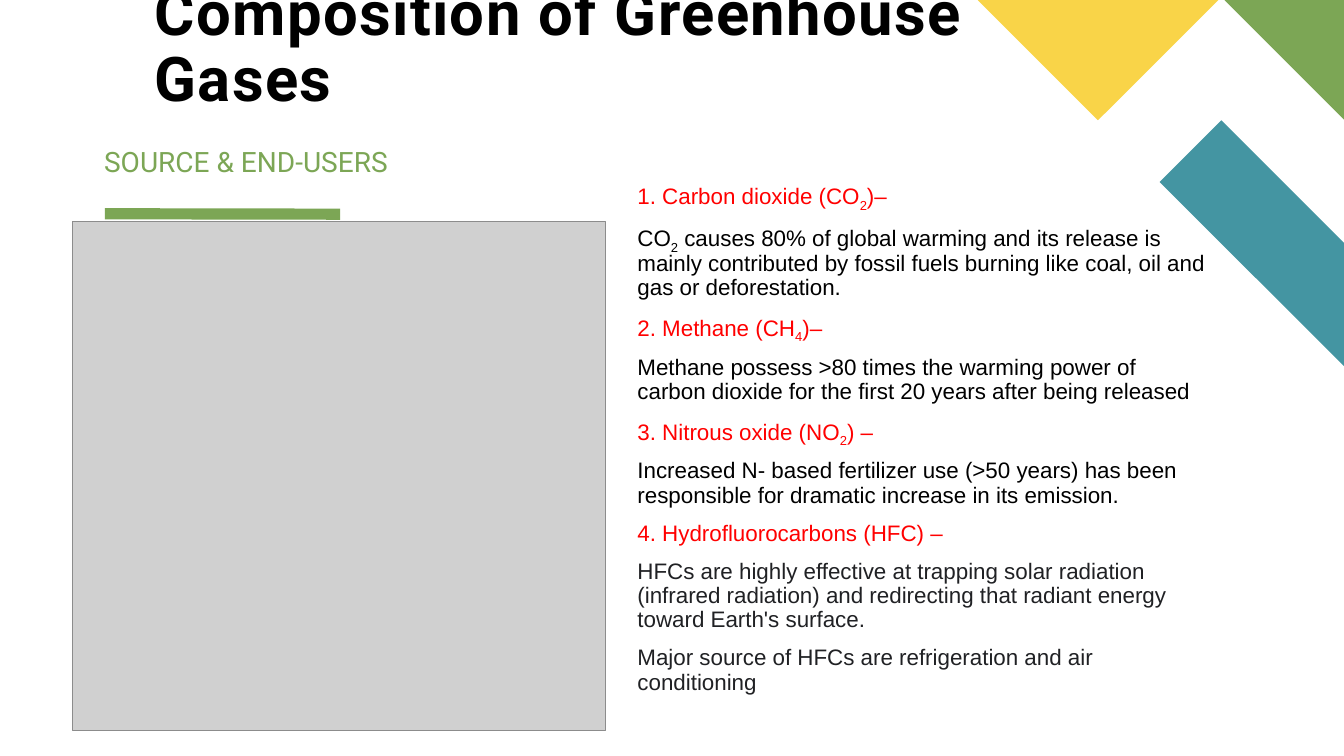
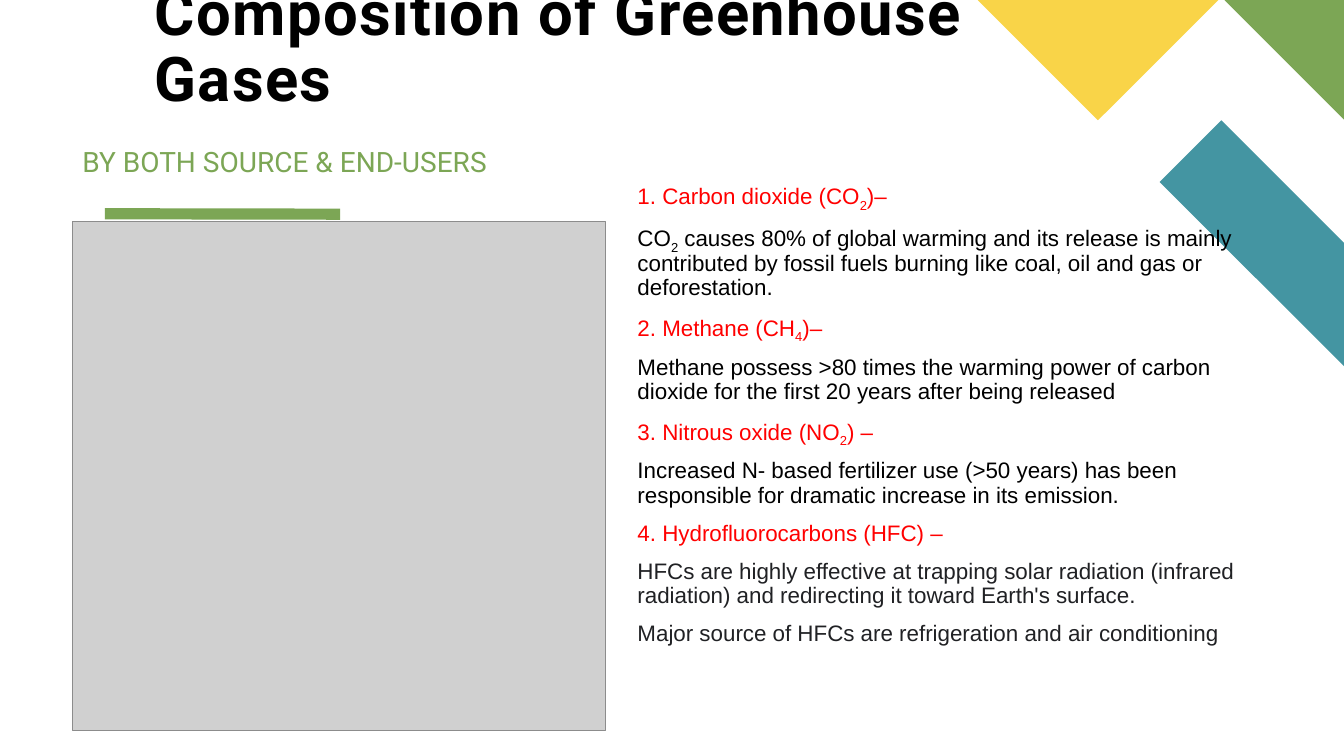
Before and after one commit to fbrowther/Global-Warming-UK-Greenhouse-Gas-Emissions, a slide deck: slide 13 of Project 1 FBRowther.pptx. Drawn at 1344x756 pixels with LibreOffice and Linux fonts; fonts in the diff are those of the drawing; grey boxes stand for pictures. Boxes give left, top, right and bottom in pixels: in the first picture for what was removed or moved away, otherwise in the second. Text is boxed around its words. In the diff, an @@ line names an element or a change of style, - is before the commit and + after.

```diff
--- a/Project 1 FBRowther.pptx
+++ b/Project 1 FBRowther.pptx
@@ text at <box>82,152,487,173</box>: text changed @@
-SOURCE & END-USERS
+BY BOTH SOURCE & END-USERS
@@ text at <box>637,562,1234,608</box>: text changed @@
-HFCs are highly effective at trapping solar radiation (infrared radiation) and redirecting that radiant energy toward Earth's surface.
+HFCs are highly effective at trapping solar radiation (infrared radiation) and redirecting it toward Earth's surface.
```
Also in this commit, not shown: 5 other slides changed.
